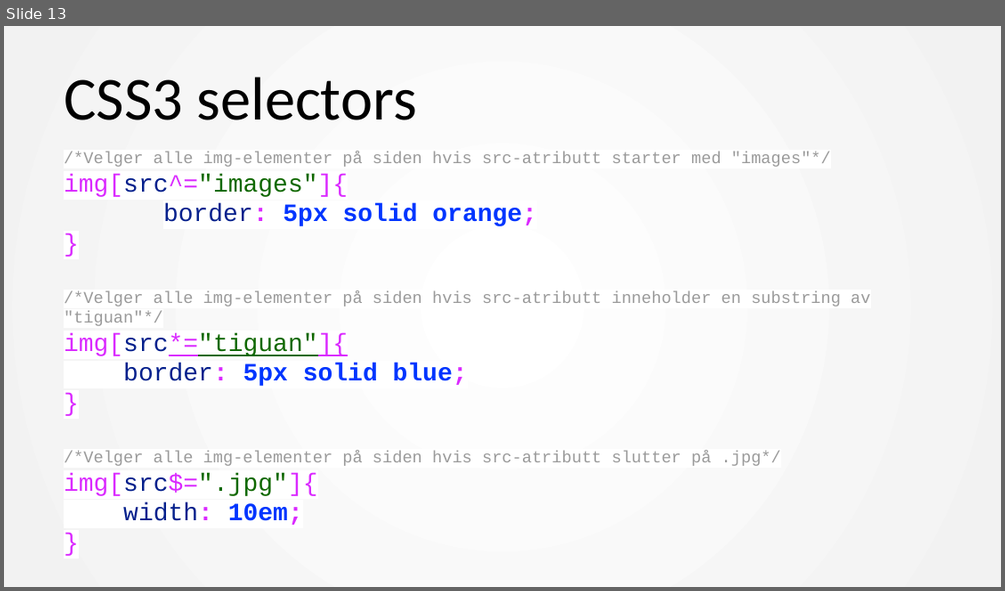
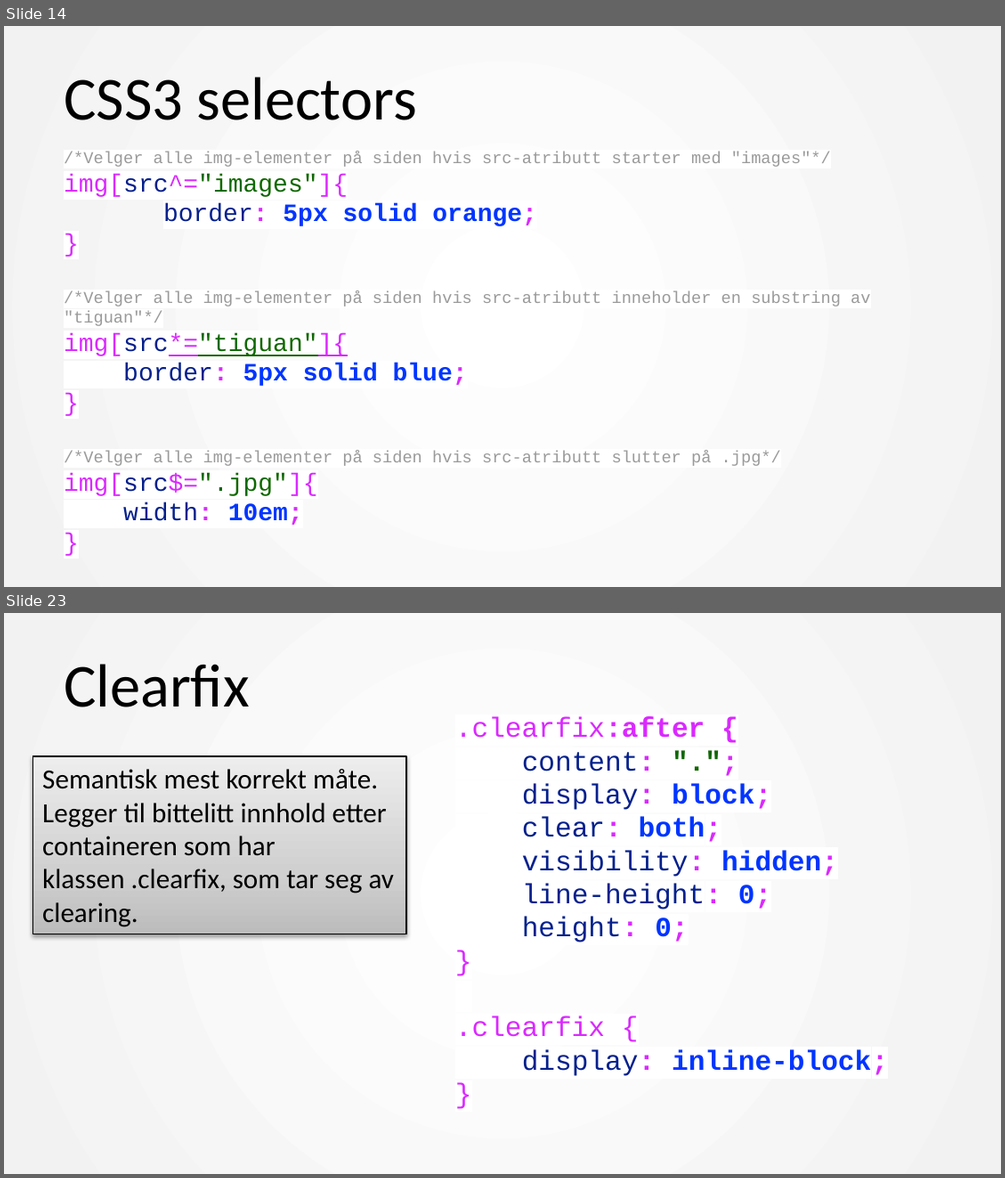
Before and after one commit to mesan/css-kurs, a slide deck: Foiler/1. CSS basic.pptx. Shown one above the other, each under a label of ours: slide 13 before the commit, slides 14 and 23 after it; the slides between them are not shown. The pictures are 1005x591 and 1005x1178 pixels, drawn with LibreOffice and Linux fonts; fonts in the diff are those of the drawing. Boxes give left, top, right and bottom in pixels: in the first picture for what was removed or moved away, otherwise in the second. Text is boxed around its words. In the diff, an @@ line names an element or a change of style, - is before the commit and + after.

```diff
--- a/Foiler/1. CSS basic.pptx
+++ b/Foiler/1. CSS basic.pptx
@@ slide 23 added at [4, 613, 1001, 1174], background #FFFFFF; not listed: 1 template element that a slide beside it also shows @@
@@ title added at [64, 664, 250, 707], 44 pt, text #000000 @@
+Clearfix
@@ text added at [455, 717, 888, 1076], 20 pt, text #05208C @@
+.clearfix:after {
+content: ".";
+display: block;
+clear: both;
+visibility: hidden;
+line-height: 0;
+height: 0;
+}
+.clearfix {
+display: inline-block;
+}
@@ rectangle added at [32, 756, 406, 934], fill gradient #BDBDBD to #D1D1D1 to #EEEEEE, outline #000000 0.75 pt, 20 pt, text #000000 @@
+Semantisk mest korrekt måte.
+Legger til bittelitt innhold etter containeren som har klassen .clearfix, som tar seg av clearing.
@@ what was slide 13 is now slide 14 @@
```
Also in this commit, not shown: 11 slides changed, 11 other slides added, 7 slides removed, 4 other files.
